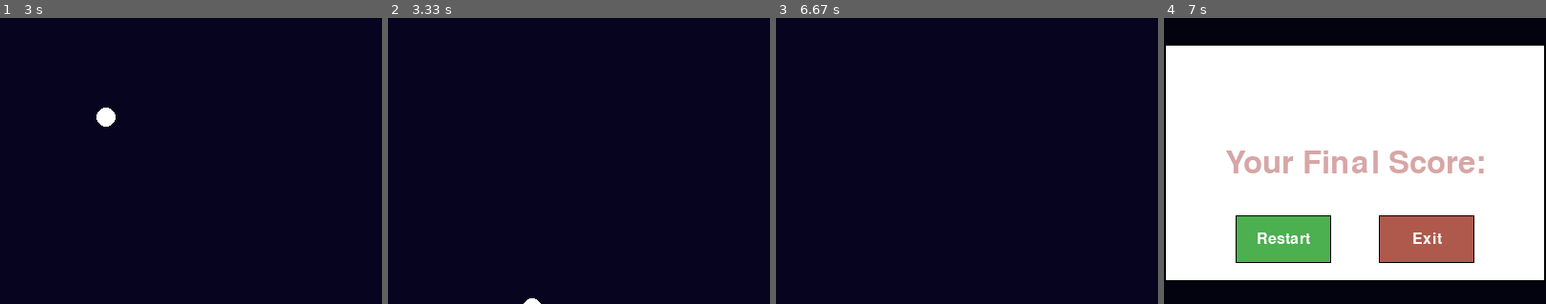
Above: before the commit, frames 1-4 (left to right).
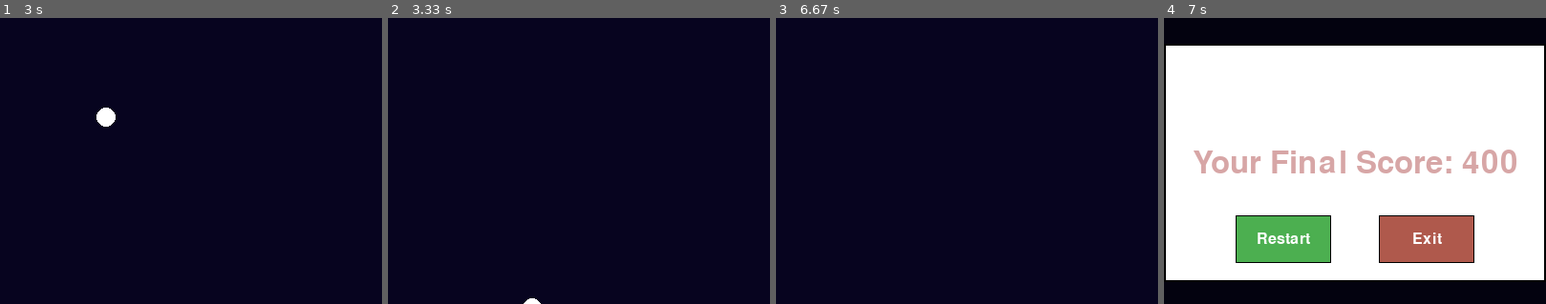
Above: after the commit, the same moments.

Repository: gnikkoch96/pygame-projects
Game: pygame game, started from brick_breaker/main.py
The game is run twice, just before and just after one commit, with the same random seed, the same clock (stepped at 60 frames per second) and the same inputs.
Inputs (mouse positions are % of the whole screen's width and height, from its top left):
- Up to frame 1 (3 s): click (50, 50) at 0.38 s; click (60, 72) at 0.72 s; click (87, 85) at 1.05 s; click (26, 30) at 1.38 s; click (50, 62) at 1.72 s; click (36, 29) at 2.05 s; click (85, 76) at 2.38 s; click (18, 60) at 2.72 s
- Up to frame 2 (3.33 s): click (21, 31) at 3.05 s
- Up to frame 3 (6.67 s): click (26, 68) at 3.38 s; click (86, 73) at 3.72 s; click (20, 87) at 4.05 s; click (19, 56) at 4.38 s; click (56, 78) at 4.72 s; click (68, 83) at 5.05 s; click (15, 85) at 5.38 s; click (25, 67) at 5.72 s; click (82, 28) at 6.05 s; click (55, 22) at 6.38 s
- Up to frame 4 (7 s): click (23, 14) at 6.72 s
The pictures show only the part of the screen within x 25-75%, y 25-75%; the shares and areas given below are measured in that part.

Frames 1-3 are identical in both runs. In frame 4, 3.5% of the frame differs, in the area x 7-93%, y 46-55%.

Commit message:
feat: passed in game state to dialog to display score

Diff:
--- a/brick_breaker/entities/player.py
+++ b/brick_breaker/entities/player.py
@@ -3,6 +3,7 @@
 from typing import Sequence
 from config import SCREEN_WIDTH, SCREEN_HEIGHT, DEBUG_MODE
 from utils.dialogs import show_dialog
+from utils.game_state import GameState
 
 class Player:
     def __init__(self, x: int, y: int, ball: Ball, width: int = 100, height: int = 10, speed: int = 5, lives: int = 3):
@@ -60,11 +61,11 @@
                 self.lives -= 1
 
 
-    def render(self, screen: pygame.Surface, font: pygame.font, button_font: pygame.font):
+    def render(self, screen: pygame.Surface, game_state: GameState, font: pygame.font, button_font: pygame.font):
         pygame.draw.rect(screen, self.color, self.hitbox)
 
         if DEBUG_MODE:
             pygame.draw.rect(screen, pygame.Color("#f90000"), self.hitbox, 1)
 
         if self.lives <= 0:
-            show_dialog(screen, font, button_font, True)
+            show_dialog(screen, game_state, font, button_font, True)
--- a/brick_breaker/main.py
+++ b/brick_breaker/main.py
@@ -65,7 +65,7 @@
     for brick in bricks:
         brick.render(screen)
 
-    player.render(screen, dialog_font, button_font)
+    player.render(screen, game_state, dialog_font, button_font)
     ball.render(screen)
     render_hud()
 
--- a/brick_breaker/utils/dialogs.py
+++ b/brick_breaker/utils/dialogs.py
@@ -1,8 +1,9 @@
 import pygame
 from config import SCREEN_HEIGHT, SCREEN_WIDTH
+from utils.game_state import GameState
 
-def show_dialog(screen: pygame.Surface, font: pygame.font, button_font: pygame.font, is_game_over: bool = False, is_next_level: bool = False):
-    global score, game_finished, running
+def show_dialog(screen: pygame.Surface, game_state: GameState, font: pygame.font, button_font: pygame.font, is_game_over: bool = False, is_next_level: bool = False):
+    global game_finished, running
 
     overlay = pygame.Surface((SCREEN_WIDTH, SCREEN_HEIGHT))
     overlay.set_alpha(128)
@@ -20,8 +21,9 @@
     # border color
     pygame.draw.rect(screen, pygame.Color('#000000'), (dialog_x, dialog_y, dialog_width, dialog_height), 2)
 
-    message = f"Your Final Score:"
-    text = font.render(message, True, pygame.Color("#D7A6A6"))
+
+    score_message = f"Your Final Score: {game_state.score}"
+    text = font.render(score_message, True, pygame.Color("#D7A6A6"))
     text_rect = text.get_rect(center=(SCREEN_WIDTH // 2, SCREEN_HEIGHT // 2))
     screen.blit(text, text_rect)
 
